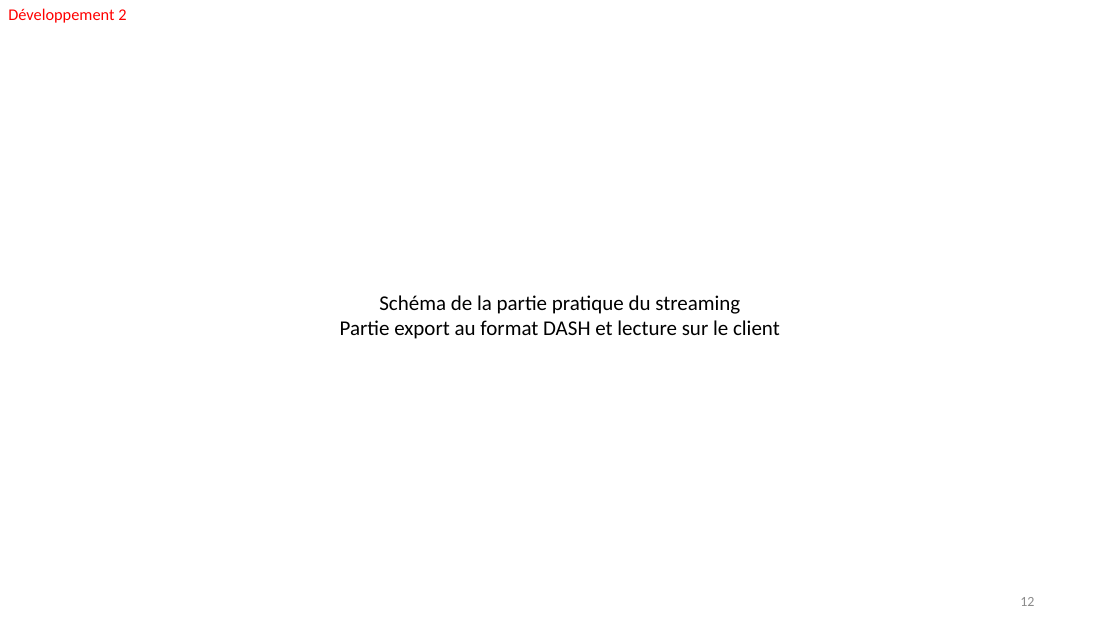
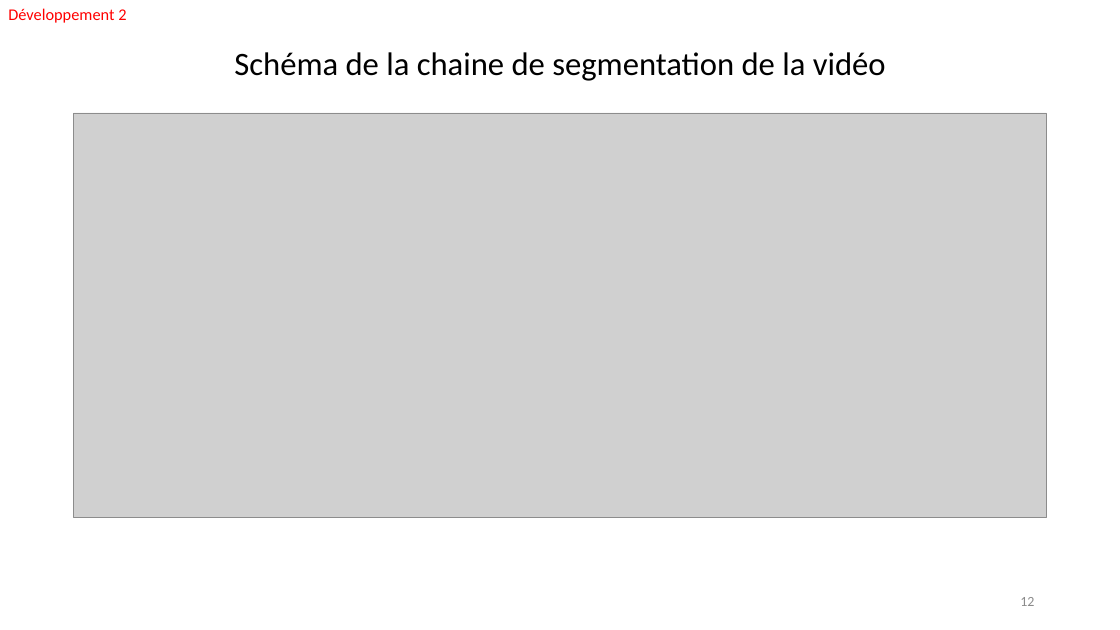
Before and after one commit to FabienMnsn/PRES2, a slide deck: slide 12 of Slides/PRES2019-Projet14-OlivierFourmaux-ROIStreamingImapct-soutenance.pptx. Drawn at 1120x630 pixels with LibreOffice and Linux fonts; fonts in the diff are those of the drawing; grey boxes stand for pictures. Boxes give left, top, right and bottom in pixels: in the first picture for what was removed or moved away, otherwise in the second. Text is boxed around its words. In the diff, an @@ line names an element or a change of style, - is before the commit and + after.

```diff
--- a/Slides/PRES2019-Projet14-OlivierFourmaux-ROIStreamingImapct-soutenance.pptx
+++ b/Slides/PRES2019-Projet14-OlivierFourmaux-ROIStreamingImapct-soutenance.pptx
@@ text added at (x1=234, y1=52, x2=886, y2=81), 28 pt, text #000000 @@
+Schéma de la chaine de segmentation de la vidéo
@@ picture added at (x1=74, y1=113, x2=1047, y2=517) @@
@@ text removed at (x1=340, y1=295, x2=780, y2=339) @@
-Schéma de la partie pratique du streaming
-Partie export au format DASH et lecture sur le client
```
Also in this commit, not shown: 5 other slides changed, 2 slides added, 13 other files.
